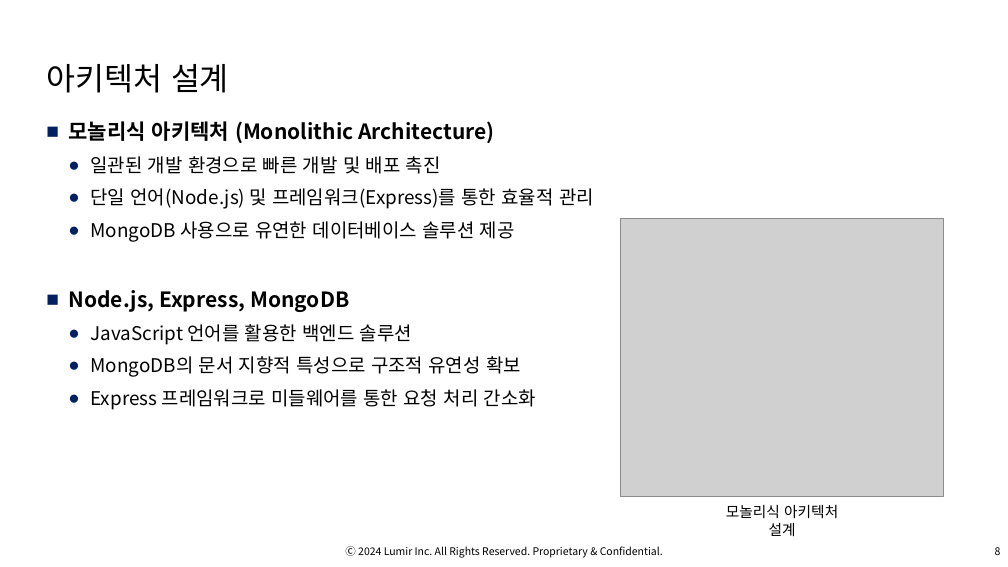
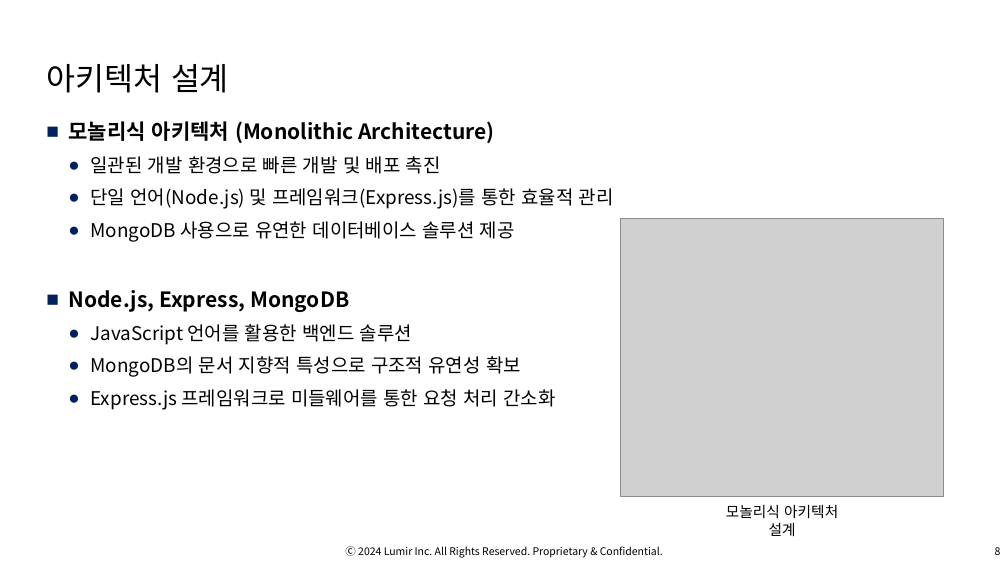
Before and after one commit to OsterRepository/OsterRepository, a slide deck: slide 9 of 기술 7부 김민수 성과 발표.pptx. Drawn at 1008x567 pixels with LibreOffice and Linux fonts; fonts in the diff are those of the drawing; grey boxes stand for pictures; background and template pictures are left out. Boxes give left, top, right and bottom in pixels: in the first picture for what was removed or moved away, otherwise in the second. Text is boxed around its words. In the diff, an @@ line names an element or a change of style, - is before the commit and + after.

```diff
--- a/기술 7부 김민수 성과 발표.pptx
+++ b/기술 7부 김민수 성과 발표.pptx
@@ text at box(91, 188, 614, 209): text changed @@
-  ● 단일 언어(Node.js) 및 프레임워크(Express)를 통한 효율적 관리
+  ● 단일 언어(Node.js) 및 프레임워크(Express.js)를 통한 효율적 관리
@@ text at box(91, 389, 556, 410): text changed @@
-  ● Express 프레임워크로 미들웨어를 통한 요청 처리 간소화
+  ● Express.js 프레임워크로 미들웨어를 통한 요청 처리 간소화
```
Also in this commit, not shown: 11 other slides changed, 2 slides added.
